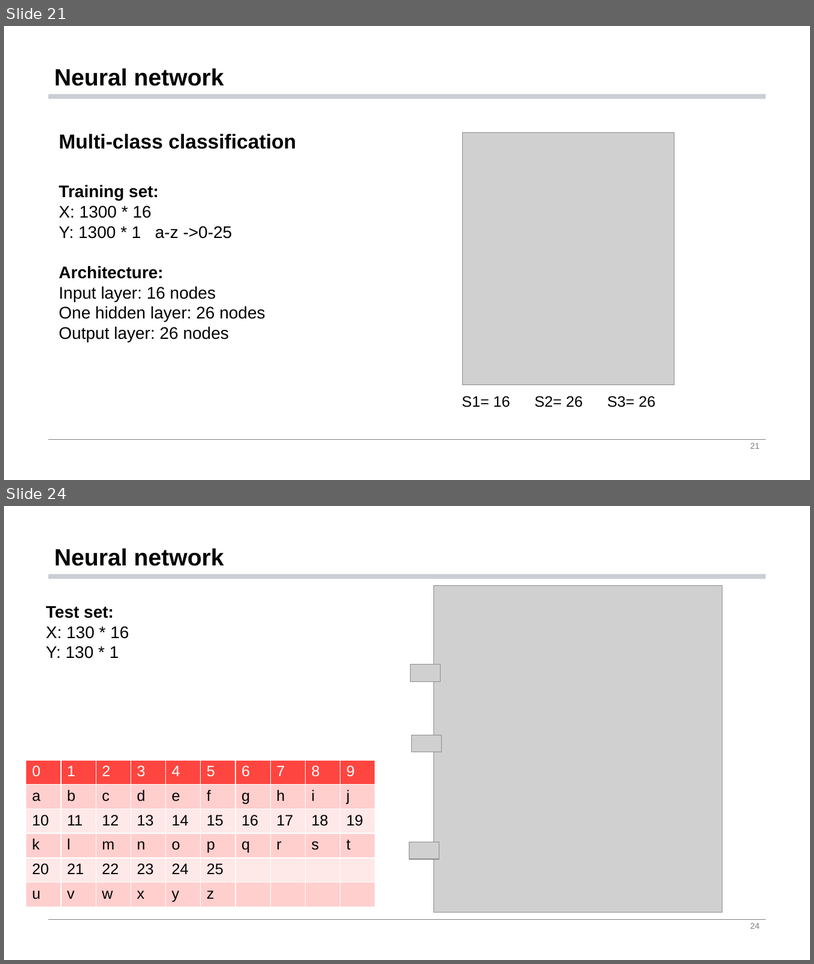
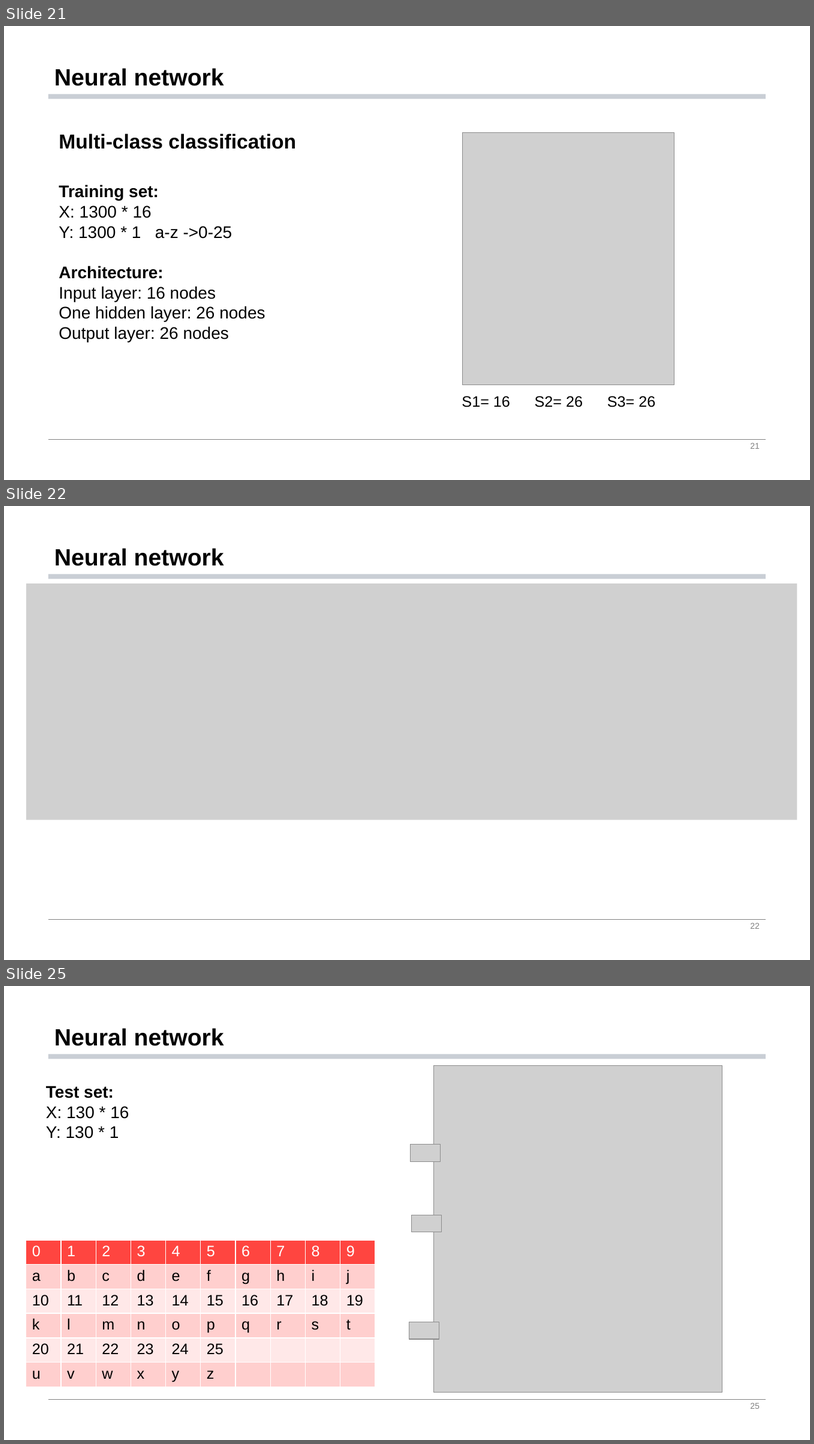
Before and after one commit to briiiskiiiday/AR-Child-English-Vocabulary-Teaching-Based-on-Handwritten-Letter-Recognition--Animal-, a slide deck: final_presentation.pptx. Shown one above the other, each under a label of ours: slides 21 and 24 before the commit, slides 21, 22 and 25 after it; the slides between them are not shown. The pictures are 814x964 and 814x1444 pixels, drawn with LibreOffice and Linux fonts; fonts in the diff are those of the drawing; grey boxes stand for pictures. Boxes give left, top, right and bottom in pixels: in the first picture for what was removed or moved away, otherwise in the second. Text is boxed around its words. In the diff, an @@ line names an element or a change of style, - is before the commit and + after.

```diff
--- a/final_presentation.pptx
+++ b/final_presentation.pptx
@@ slide 22 added at box(4, 506, 810, 960), background #FFFFFF; not listed: 2 template elements that a slide beside it also shows @@
@@ title added at box(54, 548, 224, 566), 28 pt, text #000000, bold @@
+Neural network
@@ picture added at box(26, 583, 798, 819) @@
@@ page number added at box(750, 922, 760, 928), 10 pt, text #808080 @@
+22
@@ what was slide 24 is now slide 25 @@
@@ page number at box(750, 1402, 760, 1408): text changed @@
-24
+25
```
Also in this commit, not shown: 5 slides changed, 2 other files.
